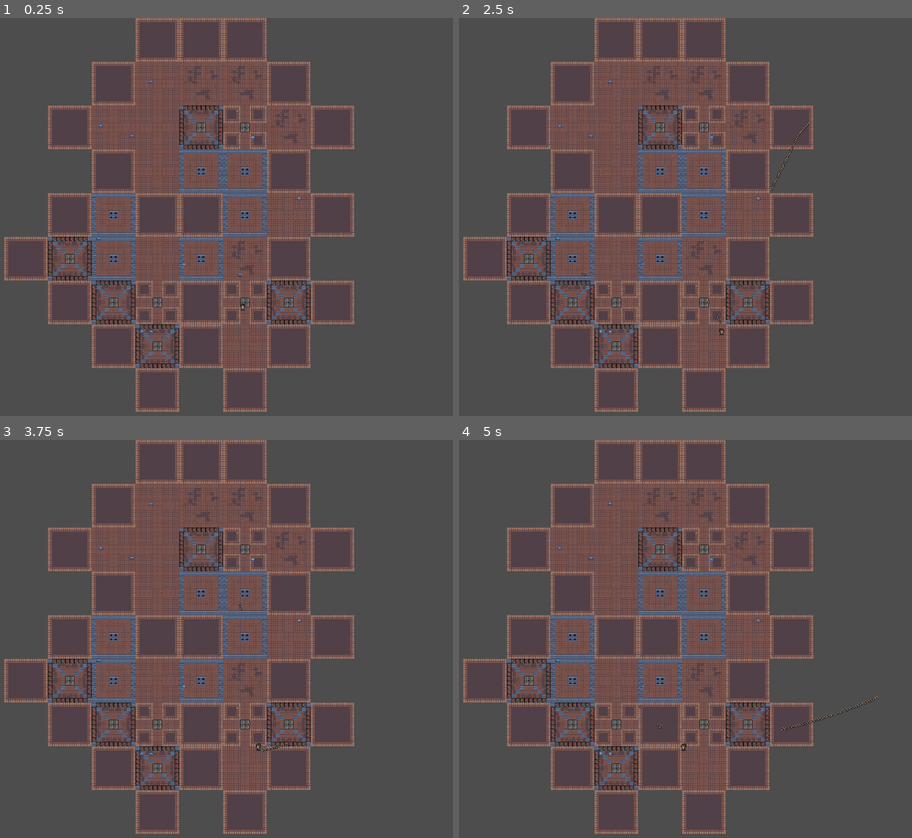
Above: before the commit, frames 1-4 (two rows, left to right).
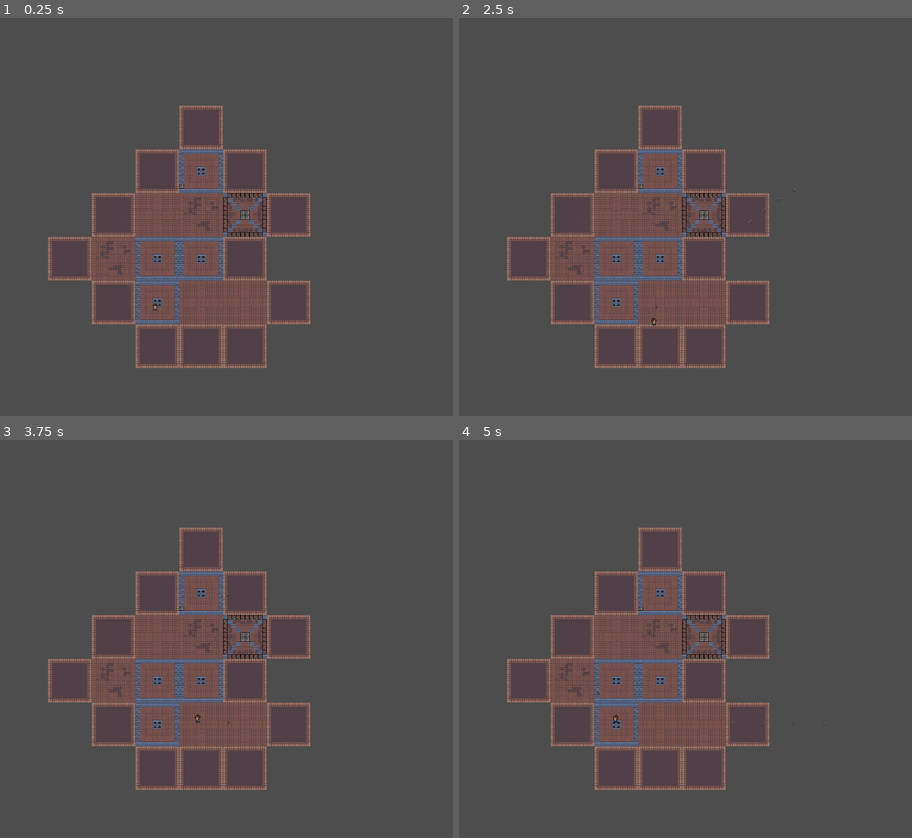
Above: after the commit, the same moments.

Repository: jaxonavena/Calamity
Game: Godot game, scene res://scenes/dungeon_generator.tscn
The game is run twice, just before and just after one commit, with the same random seed, the same clock (stepped at 60 frames per second) and the same inputs.
Inputs (mouse positions are in pixels of both pictures, inside the frame that each line leads up to):
- Up to frame 1 (0.25 s): no input
- Up to frame 2 (2.5 s): tap Enter at 0.5, 2 s; move the mouse to (757, 213) at 0.52 s; press the mouse at (757, 213) at 0.53 s; hold Right (ui_right) 0.53-1.28 s; tap End (ui_end) at 0.8, 1.35 s; tap Space (attack) at 1.25 s; move the mouse to (526, 256) at 1.27 s; release the mouse at (526, 256) at 1.28 s; hold Down (ui_down) 1.28-2.03 s; tap E at 1.55 s; move the mouse to (694, 141) at 2.02 s; hold Right (ui_right) from 2.03 s (still down); hold E from 2.03 s (still down); click (694, 141) at 2.3 s
- Up to frame 3 (3.75 s): move the mouse to (154, 746) at 2.77 s; release Right (ui_right) at 2.78 s; release E at 2.78 s; hold Up (ui_up) 2.78-3.53 s; tap Space (attack) at 2.85, 3.5 s; tap End (ui_end) at 3.05 s; move the mouse to (344, 722) at 3.52 s; press the mouse at (344, 722) at 3.53 s; hold Left (ui_left) from 3.53 s (still down)
- Up to frame 4 (5 s): keep holding Left (ui_left); tap E at 3.8 s; move the mouse to (472, 591) at 4.27 s; release the mouse at (472, 591) at 4.28 s; tap End (ui_end) at 4.35 s; click (472, 591) at 4.55 s

The runs differ from the first frame. In frame 1, 24% of the frame differs, in the area x 0-79%, y 0-99%; in frame 2, 24%; in frame 3, 24%; in frame 4, 24%, in the area x 0-93%, y 0-99%.

Commit message:
Get staircase going with infinite floors

Diff:
--- a/calamity-godotproject/scenes/PR4.tscn
+++ b/calamity-godotproject/scenes/PR4.tscn
@@ -2,7 +2,7 @@
 
 [ext_resource type="TileSet" uid="uid://052wvnx2372h" path="res://tilesets/dungeon_tileset.tres" id="1_nxh3h"]
 
-[node name="PR1" type="Node2D"]
+[node name="PR2" type="Node2D"]
 
 [node name="TileMapLayer" type="TileMapLayer" parent="."]
 tile_map_data = PackedByteArray("AAAAAAAAAAAGAAQAAAABAAAAAAAHAAQAAAACAAAAAAAHAAQAAAAAAAEAAAAGAAUAAAAAAAIAAAAGAAUAAAADAA …(1520 unchanged characters)…
--- a/calamity-godotproject/scenes/PR5.tscn
+++ b/calamity-godotproject/scenes/PR5.tscn
@@ -5,7 +5,7 @@
 [node name="PR1" type="Node2D"]
 
 [node name="TileMapLayer" type="TileMapLayer" parent="."]
-tile_map_data = PackedByteArray("AAAAAAAAAAAGAAEAAAABAAAAAAA …(232 unchanged characters)… FAAEAAAADAAEAAAAEAAEAAAADAAEAAAADAAEAAAAGAAEAAFACAAEAAAAFAAMAAAABAAEAAAAFAAMAAAAB …(1266 unchanged characters)…
+tile_map_data = PackedByteArray("AAAAAAAAAAAGAAEAAAABAAAAAAA …(232 unchanged characters)… FAAEAAAADAAEAAAAEAAEAAAADAAEAAAADAAEAAAAHAAEAAFACAAEAAAAFAAMAAAABAAEAAAAFAAMAAAAB …(1266 unchanged characters)…
 tile_set = ExtResource("1_ybc5c")
 
 [node name="D1" type="Marker2D" parent="."]
--- a/calamity-godotproject/scenes/dungeon_generator.gd
+++ b/calamity-godotproject/scenes/dungeon_generator.gd
@@ -2,11 +2,12 @@
 
 @export var room_scenes: Array = []
 var border_room = preload("res://scenes/border_room.tscn")
+var staircase = preload("res://scenes/staircase.tscn")
 var player = preload("res://scenes/player.tscn")
 var enemy = preload("res://scenes/enemy.tscn")
 var used_positions = {}
 var door_distance_offsets = {}
-const NUM_ROOMS = 5
+const NUM_ROOMS = 2
 const ROOM_REMOVAL_PERCENTAGE = 15
 var placed_rooms = []
 var delay = false # Delay the generation/shrinkage of the dungeon to watch it happen live
@@ -14,8 +15,10 @@
 
 func _ready():
 	generate_dungeon()
-	place_player()
-	place_enemies(10)
+	print(";;;;")
+	print(global_script.player_instance)
+	place_player(global_script.player_instance)
+	#place_enemies(50)
 
 func calculate_door_distance_offsets(current_room: Node2D):
 	var room_pos = current_room.global_position
@@ -32,17 +35,42 @@
 func restart_scene():
 	# Reload the current scene
 	var current_scene = get_tree().current_scene
+	global_script.player_instance = null
 	get_tree().reload_current_scene()
 
 func get_spawn_location() -> Vector2:
 	var salt = Vector2(randi_range(5, 160), randi_range(5, 160))
 	return used_positions.keys()[randi_range(0, used_positions.size() - 1)] + salt
 
-func place_player():
-	# Create and position the player
-	var player_instance = player.instantiate()
-	player_instance.position = get_spawn_location()
-	add_child(player_instance)
+func place_staircase():
+	var tile_coord = random_tile_coord()
+	var stairs = staircase.instantiate()
+	stairs.global_position = tile_coord
+	add_child(stairs)
+
+func random_tile_coord() -> Vector2:
+	var room_coord = used_positions.keys()[randi_range(0, used_positions.size() - 1)]
+
+	# Generate a random increment of 16 between 0 and 144 for x and y
+	var x_increment = randi() % 10 * 16 # (0 to 9) * 16 gives increments from 0 to 144
+	var y_increment = randi() % 10 * 16
+	return room_coord + Vector2(x_increment, y_increment)
+
+func place_player(player_instance: CharacterBody2D = null):
+	if player_instance:
+		print("Using old player")
+		# Place the existing player on the next floor
+		player_instance.position = get_spawn_location()
+		add_child(player_instance)
+	else:
+		print("New player")
+		# Create and position the player
+		player_instance = player.instantiate()
+		player_instance.position = get_spawn_location()
+		add_child(player_instance)
+		print("PLAYER INST")
+		print(player_instance)
+		global_script.player_instance = player_instance
 
 func place_enemies(count: int):
 	for i in range(count):
@@ -52,6 +80,18 @@
 		add_child(enemy_instance)
 
 func generate_dungeon():
+	var start_room = init_dungeon()
+
+	# Start placing connected rooms
+	place_connected_rooms(start_room, NUM_ROOMS)
+	remove_some_rooms(ROOM_REMOVAL_PERCENTAGE) # input the percentage of rooms you want to remove
+	place_borders()
+	place_staircase()
+
+	global_script.previous_floor = get_tree().current_scene
+
+
+func init_dungeon() -> Node2D:
 	# Initialize the starting room
 	var start_room = instance_room()
 	start_room.global_position = Vector2(1000,800)
@@ -60,12 +100,7 @@
 
 	used_positions[start_room.global_position] = start_room
 	calculate_door_distance_offsets(start_room)
-
-	# Start placing connected rooms
-	place_connected_rooms(start_room, NUM_ROOMS)  # Adjust number of rooms
-	remove_some_rooms(ROOM_REMOVAL_PERCENTAGE) # Input the percentage of rooms you want to remove
-	place_borders()
-
+	return start_room
 
 func instance_room() -> Node2D:
 	# Choose a random room scene to instance
@@ -186,7 +221,6 @@
 			if used_positions.has(space):
 				continue
 			else:
-				print("Border time")
 				var border = border_room.instantiate()
 				border.global_position = space
 				add_child(border)
--- /dev/null
+++ b/calamity-godotproject/scenes/staircase.gd
@@ -0,0 +1,10 @@
+extends Node2D
+
+func _on_area_2d_body_entered(body: Node2D) -> void:
+	if body.has_method("player"):
+		global_script.player_can_use_stairs = true
+
+
+func _on_area_2d_body_exited(body: Node2D) -> void:
+	if body.has_method("player"):
+		global_script.player_can_use_stairs = false
--- /dev/null
+++ b/calamity-godotproject/scenes/staircase.tscn
@@ -0,0 +1,21 @@
+[gd_scene load_steps=4 format=3 uid="uid://i7cces83m70d"]
+
+[ext_resource type="Texture2D" uid="uid://b21whbhtxgw0w" path="res://art/tiles/floor/stair_nextlevel.png" id="1_jye24"]
+[ext_resource type="Script" path="res://scenes/staircase.gd" id="1_msa8y"]
+
+[sub_resource type="RectangleShape2D" id="RectangleShape2D_gde4m"]
+
+[node name="Staircase" type="Node2D"]
+script = ExtResource("1_msa8y")
+
+[node name="StaticBody2D" type="Sprite2D" parent="."]
+position = Vector2(8, 8)
+texture = ExtResource("1_jye24")
+
+[node name="Area2D" type="Area2D" parent="StaticBody2D"]
+
+[node name="CollisionShape2D" type="CollisionShape2D" parent="StaticBody2D/Area2D"]
+shape = SubResource("RectangleShape2D_gde4m")
+
+[connection signal="body_entered" from="StaticBody2D/Area2D" to="." method="_on_area_2d_body_entered"]
+[connection signal="body_exited" from="StaticBody2D/Area2D" to="." method="_on_area_2d_body_exited"]
--- a/calamity-godotproject/scripts/global.gd
+++ b/calamity-godotproject/scripts/global.gd
@@ -3,3 +3,10 @@
 var player_current_attack = false
 var player_coins = 0
 var player_xp = 0
+var player_can_use_stairs = false
+var player_instance = null
+var previous_floor = null
+
+func new_floor():
+	previous_floor.remove_child(player_instance)
+	get_tree().change_scene_to_file("res://scenes/dungeon_generator.tscn")
--- a/calamity-godotproject/scripts/player.gd
+++ b/calamity-godotproject/scripts/player.gd
@@ -12,6 +12,7 @@
 # Ranged weapon stuff
 @export var fire_rate: float = 0.5  # Time between shots
 var projectile = preload("res://scenes/projectile.tscn")
+var next_floor = preload("res://scenes/dungeon_generator.tscn")
 var can_shoot = true  # Whether the player can shoot
 
 func _process(delta):
@@ -19,8 +20,7 @@
 	if Input.is_action_pressed("shoot") and can_shoot:
 		shoot_projectile()
 		can_shoot = false
-		# Wait for the next shot
-		#yield(get_tree().create_timer(fire_rate), "timeout")
+		await wait_for(0.2)
 		can_shoot = true
 
 # Function to shoot a projectile
@@ -77,10 +77,8 @@
 		play_animation(1)
 		velocity.x = 0
 		velocity.y = -speed
-	#elif Input.is_action_just_pressed("ui_end"):
-		#get_tree().quit()
-
-
+	elif global_script.player_can_use_stairs and Input.is_key_pressed(KEY_E):
+		global_script.new_floor()
 	else:
 		play_animation(0)
 		velocity.x = 0
@@ -88,6 +86,11 @@
 
 	move_and_slide()
 
+func restart_scene():
+	# Reload the current scene
+	var current_scene = get_tree().current_scene
+	global_script.player_instance = null
+	get_tree().reload_current_scene()
 
 func play_animation(movement):
 	var dir = current_dir
@@ -144,7 +147,6 @@
 func _on_enemy_attackcooldown_timeout():
 	enemy_attack_cooldown = true
 
-
 func attack():
 	var dir = current_dir
 	if Input.is_action_just_pressed("attack"):
@@ -168,9 +170,8 @@
 			$attack_timer.start()
 
 
-
-
-
+func wait_for(time: float):
+	await get_tree().create_timer(time).timeout
 
 func _on_attack_timer_timeout():
 	$attack_timer.stop()
